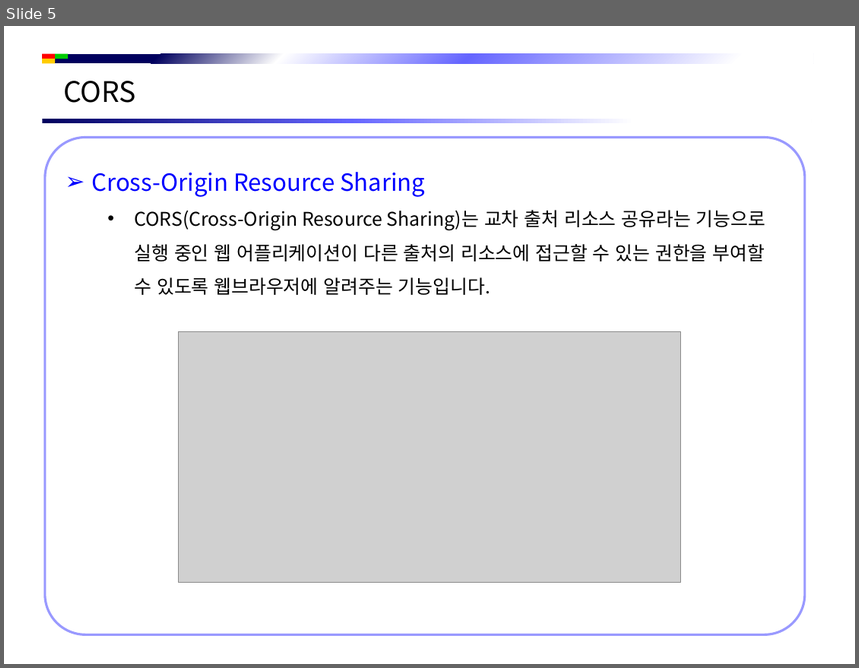
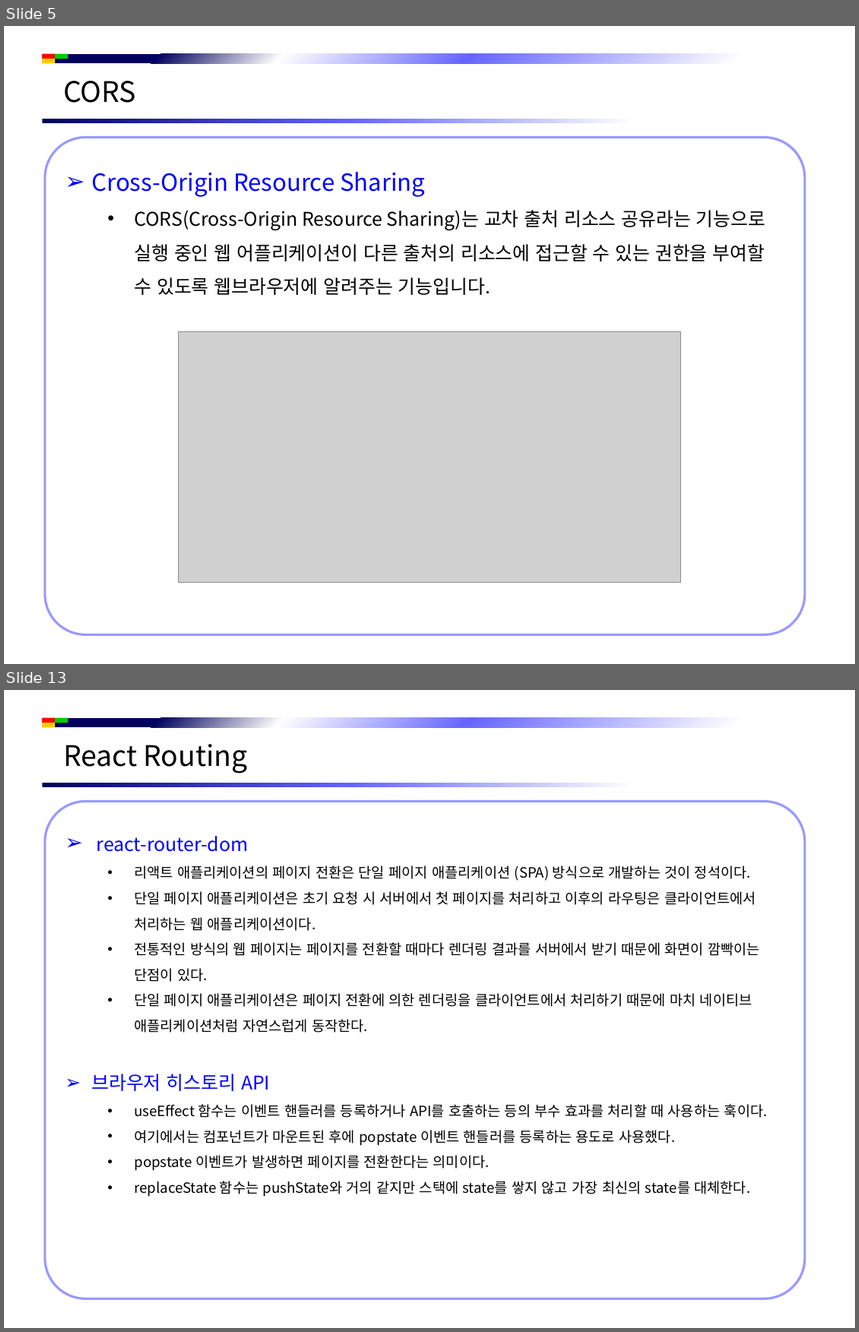
Before and after one commit to jsh-1235/Document, a slide deck: Front-End/React/React 개념 정리.pptx. Shown one above the other, each under a label of ours: slide 5 before the commit, slides 5 and 13 after it; the slides between them are not shown. The pictures are 859x668 and 859x1332 pixels, drawn with LibreOffice and Linux fonts; fonts in the diff are those of the drawing; grey boxes stand for pictures; background and template pictures are left out. Boxes give left, top, right and bottom in pixels: in the first picture for what was removed or moved away, otherwise in the second. Text is boxed around its words. In the diff, an @@ line names an element or a change of style, - is before the commit and + after.

```diff
--- a/Front-End/React/React 개념 정리.pptx
+++ b/Front-End/React/React 개념 정리.pptx
@@ slide 13 added at [4, 690, 855, 1328], background #FFFFFF; not listed: 5 template elements that a slide beside it also shows @@
@@ text added at [63, 744, 248, 774], 24 pt, text #000000 @@
+React Routing
@@ rounded rectangle added at [45, 802, 805, 1300], fill #FFFFFF, outline #9999FF 2 pt, 12 pt, text #000000 @@
+➢ react-router-dom
+  • 리액트 애플리케이션의 페이지 전환은 단일 페이지 애플리케이션 (SPA) 방식으로 개발하는 것이 정석이다.
+  • 단일 페이지 애플리케이션은 초기 요청 시 서버에서 첫 페이지를 처리하고 이후의 라우팅은 클라이언트에서 처리하는 웹 애플리케이션이다.
+  • 전통적인 방식의 웹 페이지는 페이지를 전환할 때마다 렌더링 결과를 서버에서 받기 때문에 화면이 깜빡이는 단점이 있다.
+  • 단일 페이지 애플리케이션은 페이지 전환에 의한 렌더링을 클라이언트에서 처리하기 때문에 마치 네이티브 애플리케이션처럼 자연스럽게 동작한다.
+➢ 브라우저 히스토리 API
+  • useEffect 함수는 이벤트 핸들러를 등록하거나 API를 호출하는 등의 부수 효과를 처리할 때 사용하는 훅이다.
+  • 여기에서는 컴포넌트가 마운트된 후에 popstate 이벤트 핸들러를 등록하는 용도로 사용했다.
+  • popstate 이벤트가 발생하면 페이지를 전환한다는 의미이다.
+  • replaceState 함수는 pushState와 거의 같지만 스택에 state를 쌓지 않고 가장 최신의 state를 대체한다.
```
Also in this commit, not shown: 11 other slides added, 4 other files.
